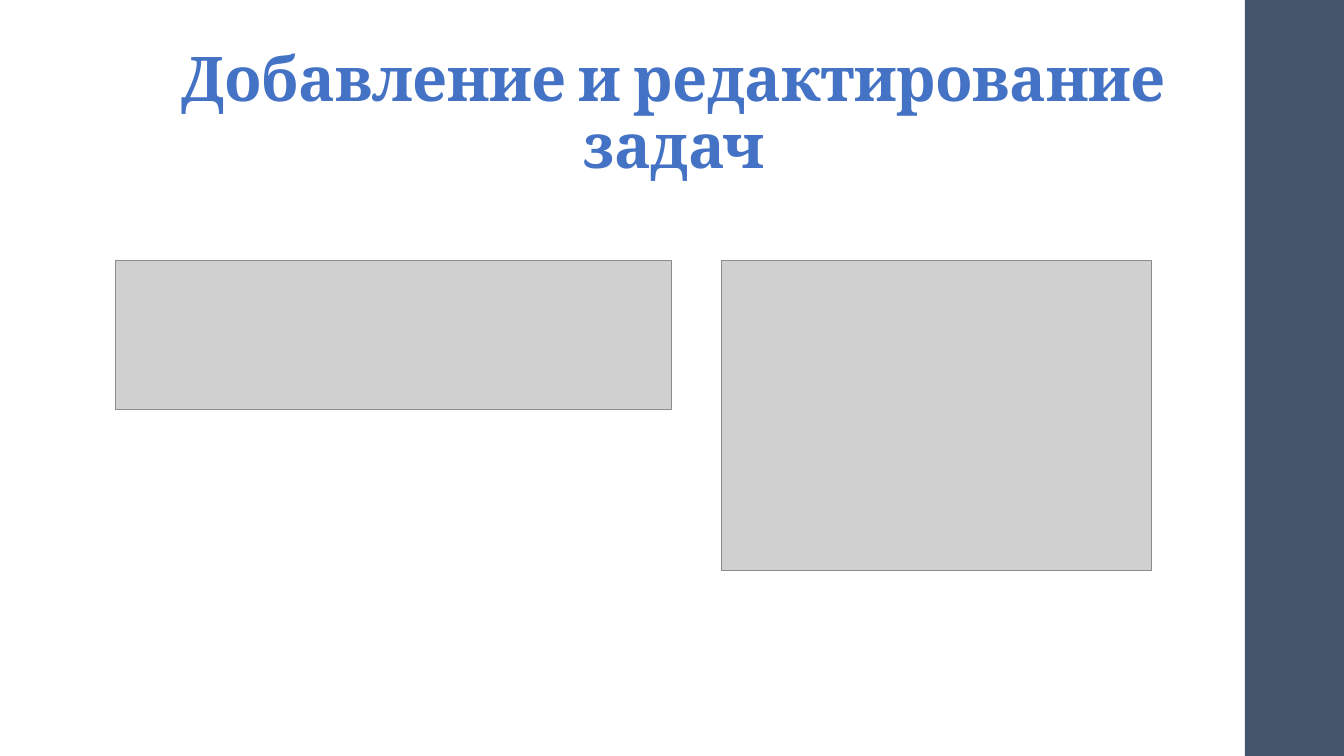
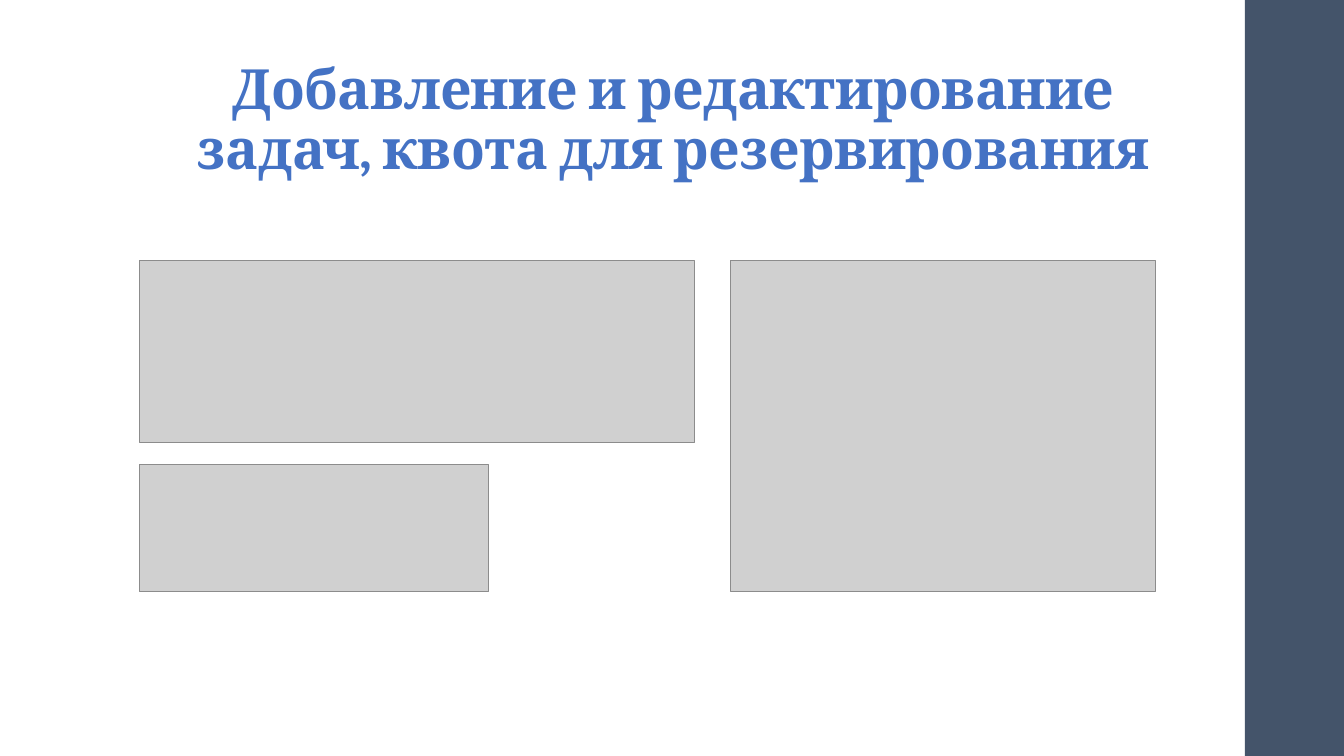
Before and after one commit to polyakovGit/BackupSystem, a slide deck: slide 7 of Razrabotka_PO_PresentationV3.pptx. Drawn at 1344x756 pixels with LibreOffice and Linux fonts; fonts in the diff are those of the drawing; grey boxes stand for pictures. Boxes give left, top, right and bottom in pixels: in the first picture for what was removed or moved away, otherwise in the second. Text is boxed around its words. In the diff, an @@ line names an element or a change of style, - is before the commit and + after.

Commit message:
редактирование отчетов и презентации

```diff
--- a/Razrabotka_PO_PresentationV3.pptx
+++ b/Razrabotka_PO_PresentationV3.pptx
@@ title at [197, 66, 1150, 183]: text changed; size 44 to 39.6 pt @@
-Добавление и редактирование задач
+Добавление и редактирование задач, квота для резервирования
@@ picture: place and size @@
-picture at [116, 261, 673, 410]
+picture at [139, 261, 695, 443]
@@ picture: place and size @@
-picture at [722, 261, 1152, 571]
+picture at [731, 261, 1156, 592]
@@ picture added at [139, 465, 489, 592] @@
```
Also in this commit, not shown: 3 other slides changed, 2 other files.
